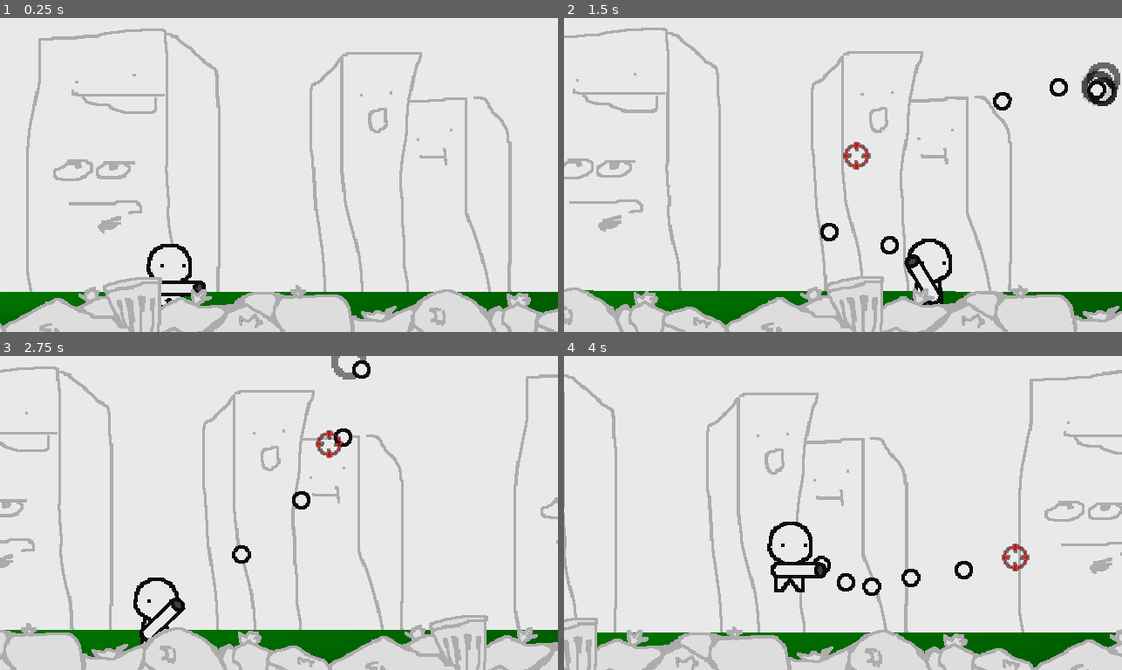
Above: before the commit, frames 1-4 (two rows, left to right).
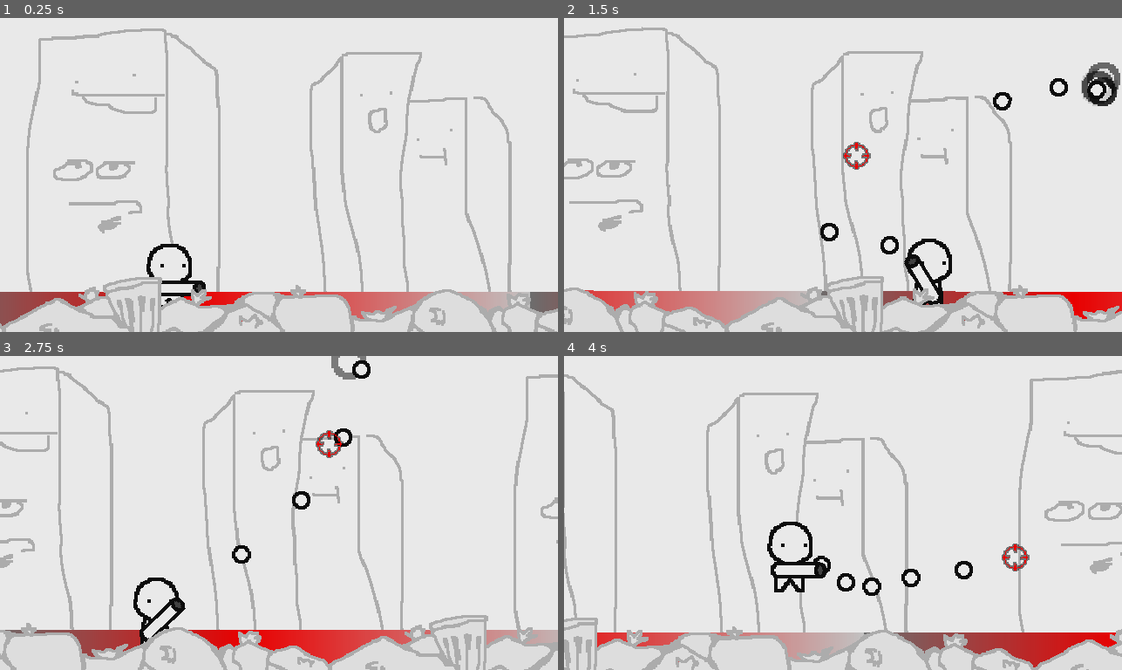
Above: after the commit, the same moments.

Repository: dranik544/explanation-overdue
Game: Godot game, scene res://scenes/main.tscn
Two runs of this game, one before a commit and one after it. Both use one fixed random seed, a clock stepped at 60 frames per second and the inputs below.
Inputs (mouse positions are in pixels of both pictures, inside the frame that each line leads up to):
- Up to frame 1 (0.25 s): no input
- Up to frame 2 (1.5 s): tap Enter at 0.5 s; move the mouse to (965, 159) at 0.52 s; press the mouse at (965, 159) at 0.53 s; hold D (RIGHT) 0.53-1.25 s; tap W (JUMP) at 0.77 s; release the mouse at (965, 159) at 1.25 s; drag from (731, 190) to (1105, 87) at 1.27 s
- Up to frame 3 (2.75 s): move the mouse to (334, 443) at 2.02 s; press the mouse at (334, 443) at 2.03 s; hold A (LEFT) from 2.03 s (still down)
- Up to frame 4 (4 s): release A (LEFT) at 2.75 s; release the mouse at (898, 443) at 2.75 s; drag from (815, 575) to (926, 368) at 2.77 s; move the mouse to (1010, 560) at 3.52 s; press the mouse at (1010, 560) at 3.53 s; hold D (RIGHT) from 3.53 s (still down); tap W (JUMP) at 3.77 s

The runs differ from the first frame. In frame 1, 2.6% of the frame differs, in the area x 0-100%, y 87-99%; in frame 2, 2.9%; in frame 3, 3.1%; in frame 4, 3.3%, in the area x 5-100%, y 88-100%.

Commit message:
параллакс земли

Diff:
--- a/scenes/main.tscn
+++ b/scenes/main.tscn
@@ -16,13 +16,15 @@
 [ext_resource path="res://scenes/main_bg.gd" type="Script" id=14]
 
 [sub_resource type="Gradient" id=1]
-colors = PoolColorArray( 2.09369e-06, 0.516062, 9.62615e-08, 1, 1.67254e-06, 0.395666, 4.81308e-08, 1 )
+offsets = PoolRealArray( 0, 0.569672, 1 )
+colors = PoolColorArray( 0.831055, 0.831055, 0.831055, 1, 1, 0, 0, 1, 0.467773, 0.467773, 0.467773, 1 )
 
 [sub_resource type="GradientTexture2D" id=2]
 gradient = SubResource( 1 )
-width = 580
-height = 40
-fill = 1
+width = 640
+height = 50
+fill_from = Vector2( 1, 1 )
+fill_to = Vector2( 0, 1 )
 
 [sub_resource type="RectangleShape2D" id=5]
 extents = Vector2( 510, 100 )
@@ -67,6 +69,7 @@
 
 [node name="floor" type="Sprite" parent="visual"]
 position = Vector2( 0, 125 )
+scale = Vector2( 0.8, 0.8 )
 texture = SubResource( 2 )
 
 [node name="deathZone" type="Area2D" parent="."]
--- a/scenes/main_bg.gd
+++ b/scenes/main_bg.gd
@@ -4,9 +4,12 @@
 onready var bg2          # второй спрайт (должен быть с той же текстурой)
 onready var bg3 = $bg3   # третий спрайт
 onready var bg4          # четвёртый спрайт (должен быть с той же текстурой)
+onready var floor1 = $"../floor"
+onready var floor2
 
 var spriteWidth1: float
 var spriteWidth2: float
+var spriteWidth3: float
 
 
 func _ready():
@@ -18,21 +21,29 @@
 	add_child(bg4d)
 	bg4 = bg4d
 
+	var floor2d = floor1.duplicate()
+	add_child(floor2d)
+	floor2 = floor2d
 
 
 	spriteWidth1 = bg1.texture.get_width() * bg1.scale.x
 	spriteWidth2 = bg3.texture.get_width() * bg3.scale.x
+	spriteWidth3 = floor1.texture.get_width() * floor1.scale.x
 
 	bg1.position = Vector2.ZERO
 	bg2.position = Vector2(spriteWidth1, 0)
 	bg3.position = Vector2.ZERO
 	bg4.position = Vector2(spriteWidth2, 0)
+	floor1.position = Vector2(0, 125)
+	floor2.position = Vector2(spriteWidth3, 125)
 
 func _process(delta):
 	bg1.position.x -= Global.speedLoc * delta * 0.2
 	bg2.position.x -= Global.speedLoc * delta * 0.2
 	bg3.position.x -= Global.speedLoc * delta * 1.6
 	bg4.position.x -= Global.speedLoc * delta * 1.6
+	floor1.position.x -= Global.speedLoc * delta
+	floor2.position.x -= Global.speedLoc * delta
 
 	if bg1.position.x + spriteWidth1 < 0:
 		bg1.position.x = bg2.position.x + spriteWidth1
@@ -43,3 +54,8 @@
 		bg3.position.x = bg4.position.x + spriteWidth2
 	elif bg4.position.x + spriteWidth2 < 0:
 		bg4.position.x = bg3.position.x + spriteWidth2
+
+	if floor1.position.x + spriteWidth3 < 0:
+		floor1.position.x = floor2.position.x + spriteWidth3
+	elif floor2.position.x + spriteWidth3 < 0:
+		floor2.position.x = floor1.position.x + spriteWidth3
